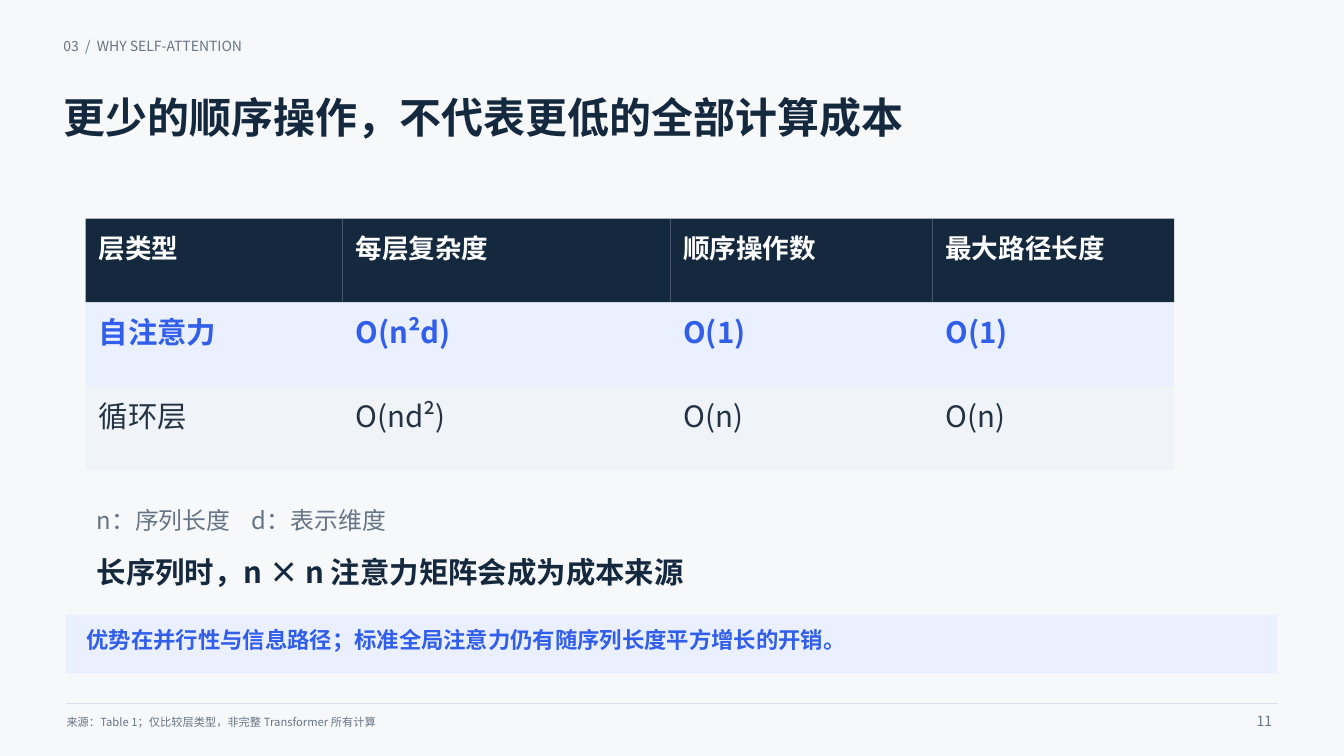
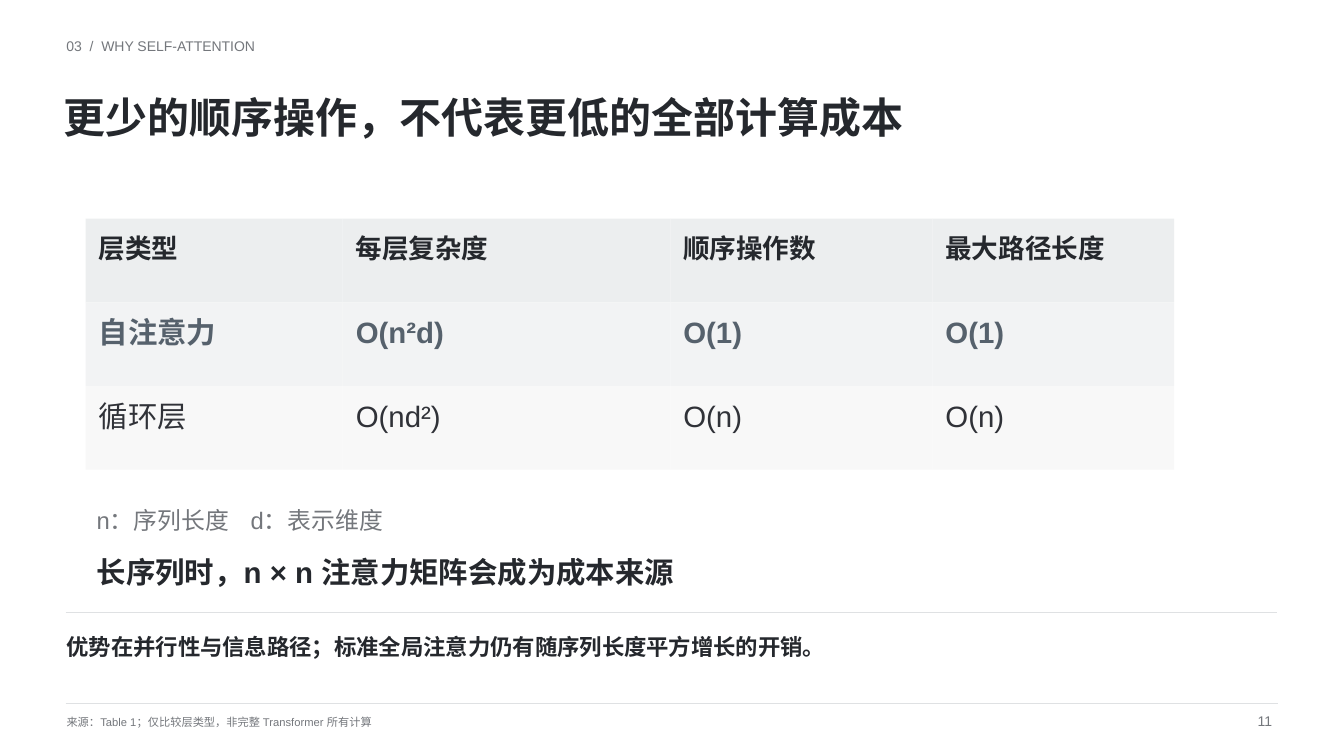
Before and after one commit to yueyunsun77-debug/yueyunsun77-debug, a slide deck: slide 11 of 组会汇报/第一次组会汇报/Transformer_组会汇报_简约学术版.pptx. Drawn at 1344x756 pixels with LibreOffice and Linux fonts; fonts in the diff are those of the drawing. Boxes give left, top, right and bottom in pixels: in the first picture for what was removed or moved away, otherwise in the second. Text is boxed around its words. In the diff, an @@ line names an element or a change of style, - is before the commit and + after.

```diff
--- a/组会汇报/第一次组会汇报/Transformer_组会汇报_简约学术版.pptx
+++ b/组会汇报/第一次组会汇报/Transformer_组会汇报_简约学术版.pptx
@@ background #F7F8FA to #FFFFFF @@
@@ font Noto Sans CJK SC to Arial, text colour #657487 to #74777C in 4 elements at (67,717,372,728), (1258,716,1272,726), (97,510,383,531), (66,41,255,51) @@
@@ text "更少的顺序操作，不代表更低的全部计算成本" at (63,97,903,139): font Noto Sans CJK SC to Arial, text colour #14283E to #25282D @@
@@ fill #14283E to #ECEEEF in 4 elements at (86,219,343,302), (343,219,670,302), (670,219,933,302), (933,219,1175,302) @@
@@ font Noto Sans CJK SC to Arial, text colour #FFFFFF to #25282D in 4 elements at (99,235,179,261), (356,235,489,261), (683,235,816,261), (945,235,1104,261) @@
@@ fill #EAF0FF to #F2F3F4 in 4 elements at (86,302,343,386), (343,302,670,386), (670,302,933,386), (933,302,1175,386) @@
@@ font Noto Sans CJK SC to Arial, text colour #315EEB to #56616C in 4 elements at (99,318,217,346), (356,321,444,349), (683,321,742,349), (945,321,1004,349) @@
@@ fill #F0F3F7 to #F8F8F8 in 3 elements at (343,386,670,470), (670,386,933,470), (933,386,1175,470) @@
@@ font Noto Sans CJK SC to Arial, text colour #233345 to #303238 in 3 elements at (356,405,441,433), (683,405,742,433), (945,405,1004,433) @@
@@ text "长序列时，n × n 注意力矩阵会成为成本来源" at (97,557,674,587): font Noto Sans CJK SC to Arial, text colour #14283E to #25282D @@
@@ rectangle removed at (66,615,1277,674) @@
@@ line added from (66, 613) to (1277, 613), #DFE1E3 0.9 pt @@
@@ text "优势在并行性与信息路径；标准全局注意力仍有随序列长度平方增长的开销。": place and size @@
-text "优势在并行性与信息路径；标准全局注意力仍有随序列长度平方增长的开销。" at (87,629,846,652)
+text "优势在并行性与信息路径；标准全局注意力仍有随序列长度平方增长的开销。" at (66,636,825,659)
@@ text "优势在并行性与信息路径；标准全局注意力仍有随序列长度平方增长的开销。" at (66,636,825,659): font Noto Sans CJK SC to Arial, text colour #315EEB to #25282D @@
```
Also in this commit, not shown: 18 other slides changed, 4 other files.
